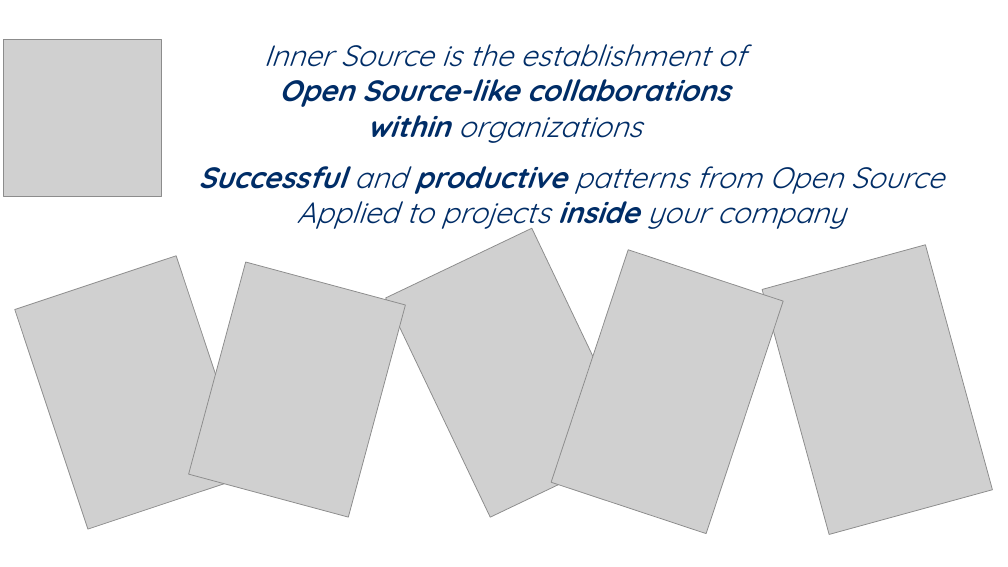
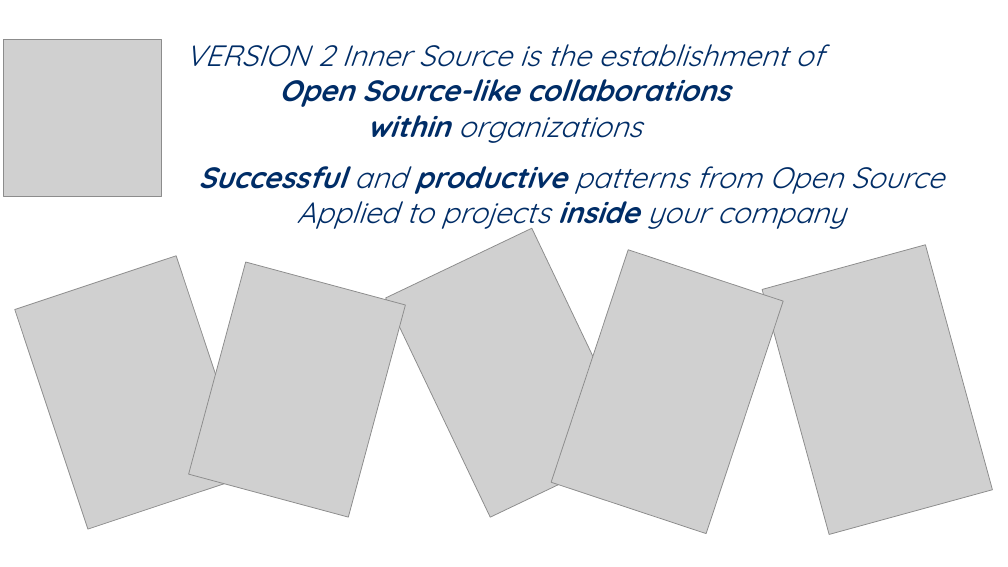
Before and after one commit to tfroment/sandbox, a slide deck: slide 1 of docs/InnerSource definition.pptx. Drawn at 1008x567 pixels with LibreOffice and Linux fonts; fonts in the diff are those of the drawing; grey boxes stand for pictures. Boxes give left, top, right and bottom in pixels: in the first picture for what was removed or moved away, otherwise in the second. Text is boxed around its words. In the diff, an @@ line names an element or a change of style, - is before the commit and + after.

Commit message:
adding new working version
VERSION 2 appears in the slide now

```diff
--- a/docs/InnerSource definition.pptx
+++ b/docs/InnerSource definition.pptx
@@ text at [185,44,823,67]: text changed @@
-  Inner Source is the establishment of
+  VERSION 2 Inner Source is the establishment of
```
